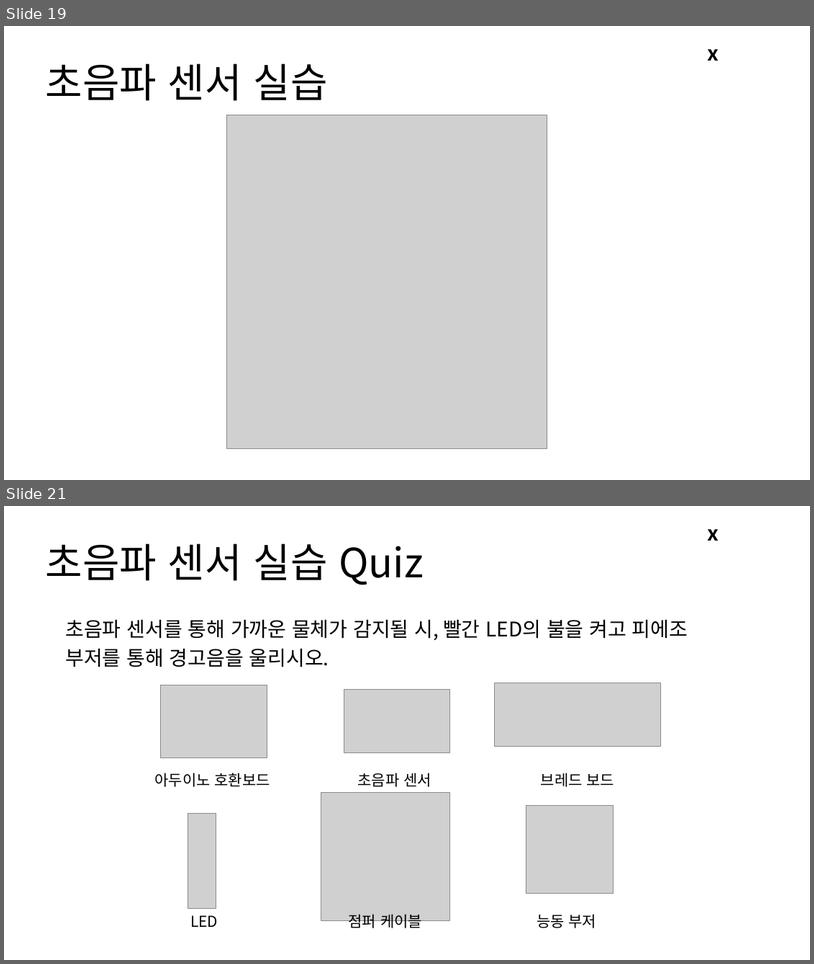
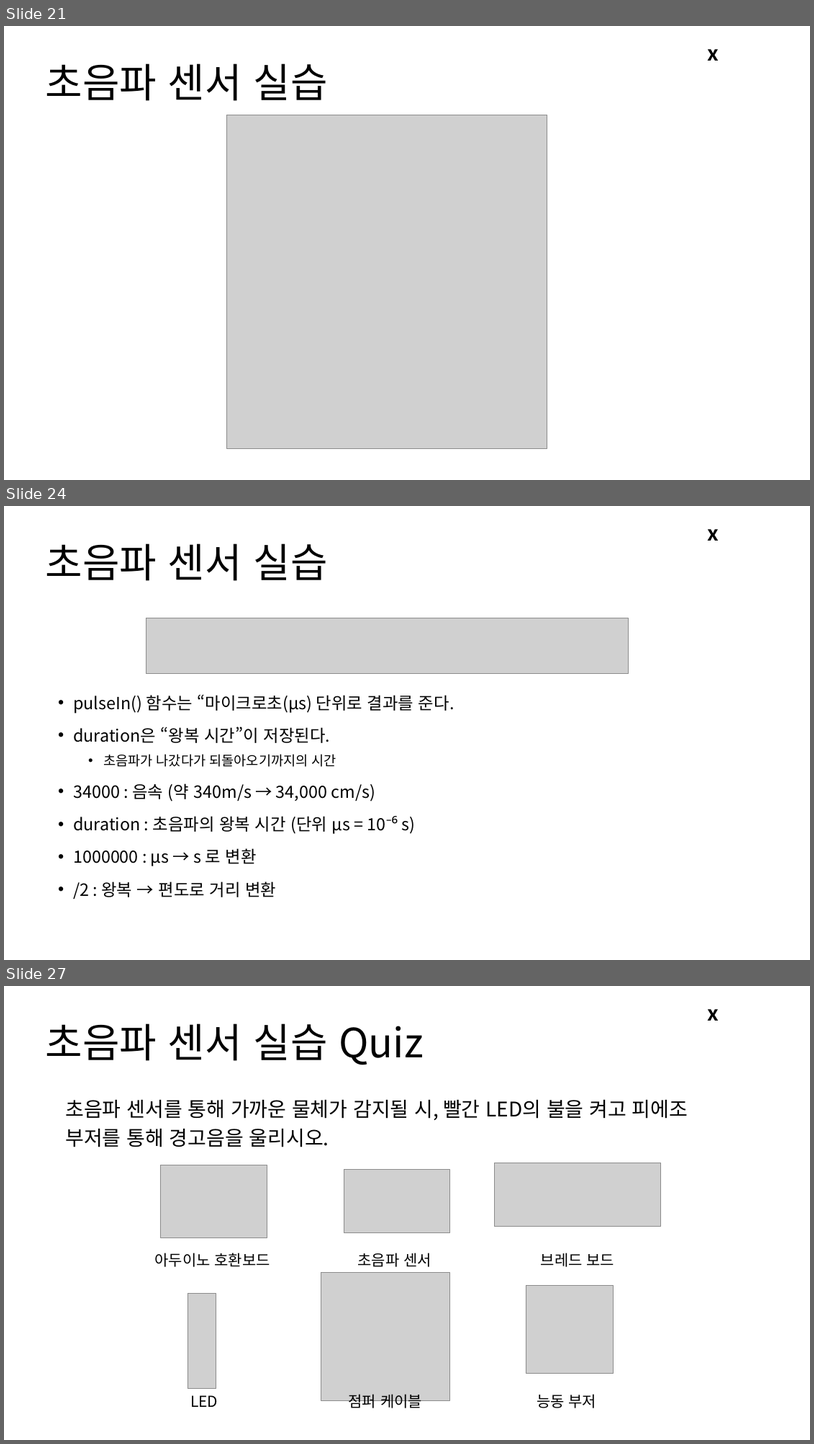
Before and after one commit to Leader-Lesson/KDT_RE_3rd, a slide deck: material/Arduino/03_아두이노 활용하기 2.pptx. Shown one above the other, each under a label of ours: slides 19 and 21 before the commit, slides 21, 24 and 27 after it; the slides between them are not shown. The pictures are 814x964 and 814x1444 pixels, drawn with LibreOffice and Linux fonts; fonts in the diff are those of the drawing; grey boxes stand for pictures; background and template pictures are left out. Boxes give left, top, right and bottom in pixels: in the first picture for what was removed or moved away, otherwise in the second. Text is boxed around its words. In the diff, an @@ line names an element or a change of style, - is before the commit and + after.

```diff
--- a/material/Arduino/03_아두이노 활용하기 2.pptx
+++ b/material/Arduino/03_아두이노 활용하기 2.pptx
@@ slide 24 added at (4,506,810,960), background #FFFFFF; not listed: 1 template element that a slide beside it also shows @@
@@ title added at (46,543,328,581), 48 pt, text #000000 @@
+초음파 센서 실습
@@ picture added at (146,618,628,674) @@
@@ text added at (73,694,455,898), 20 pt, text #000000 @@
+• pulseIn() 함수는 “마이크로초(µs) 단위로 결과를 준다.
+• duration은 “왕복 시간”이 저장된다.
+  • 초음파가 나갔다가 되돌아오기까지의 시간
+• 34000 : 음속 (약 340m/s → 34,000 cm/s)
+• duration : 초음파의 왕복 시간 (단위 μs = 10⁻⁶ s)
+• 1000000 : μs → s 로 변환
+• /2 : 왕복 → 편도로 거리 변환
@@ table added at (59,759,756,783), 1 rows, 1 columns @@
+
@@ what was slide 19 is now slide 21 @@
@@ what was slide 21 is now slide 27 @@
```
Also in this commit, not shown: 3 slides changed, 25 other slides added, 8 other files.
